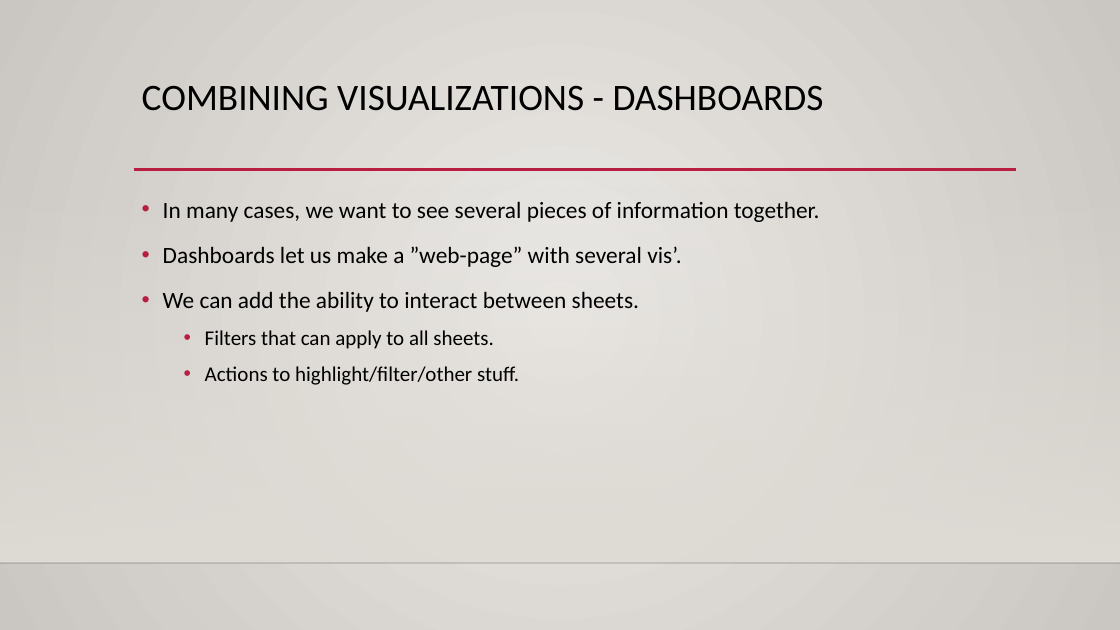
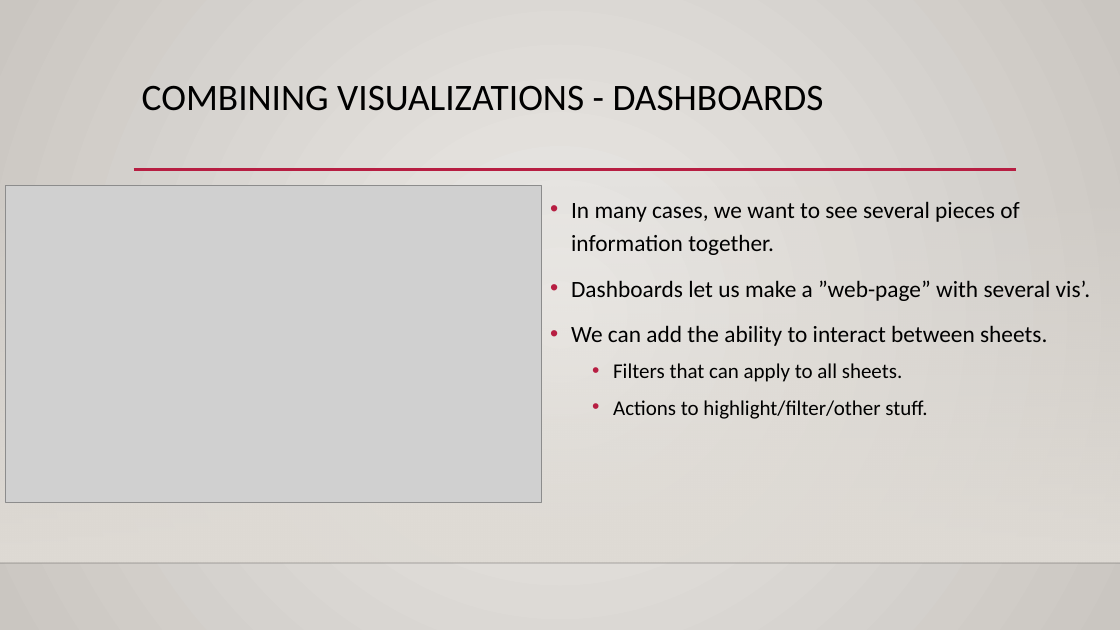
Before and after one commit to AkeemSemper/ml_datasets, a slide deck: slide 5 of slides/011_stories.pptx (slide 3 before the commit). Drawn at 1120x630 pixels with LibreOffice and Linux fonts; fonts in the diff are those of the drawing; grey boxes stand for pictures; background and template pictures are left out. Boxes give left, top, right and bottom in pixels: in the first picture for what was removed or moved away, otherwise in the second. Text is boxed around its words. In the diff, an @@ line names an element or a change of style, - is before the commit and + after.

```diff
--- a/slides/011_stories.pptx
+++ b/slides/011_stories.pptx
@@ picture added at [6,185,542,502] @@
@@ text "In many cases, we want ..." rewrapped from [163,201,820,385] to [571,201,1091,419] @@
```
Also in this commit, not shown: 1 other slide changed, 3 slides added, 1 slide removed, 2 other files.
